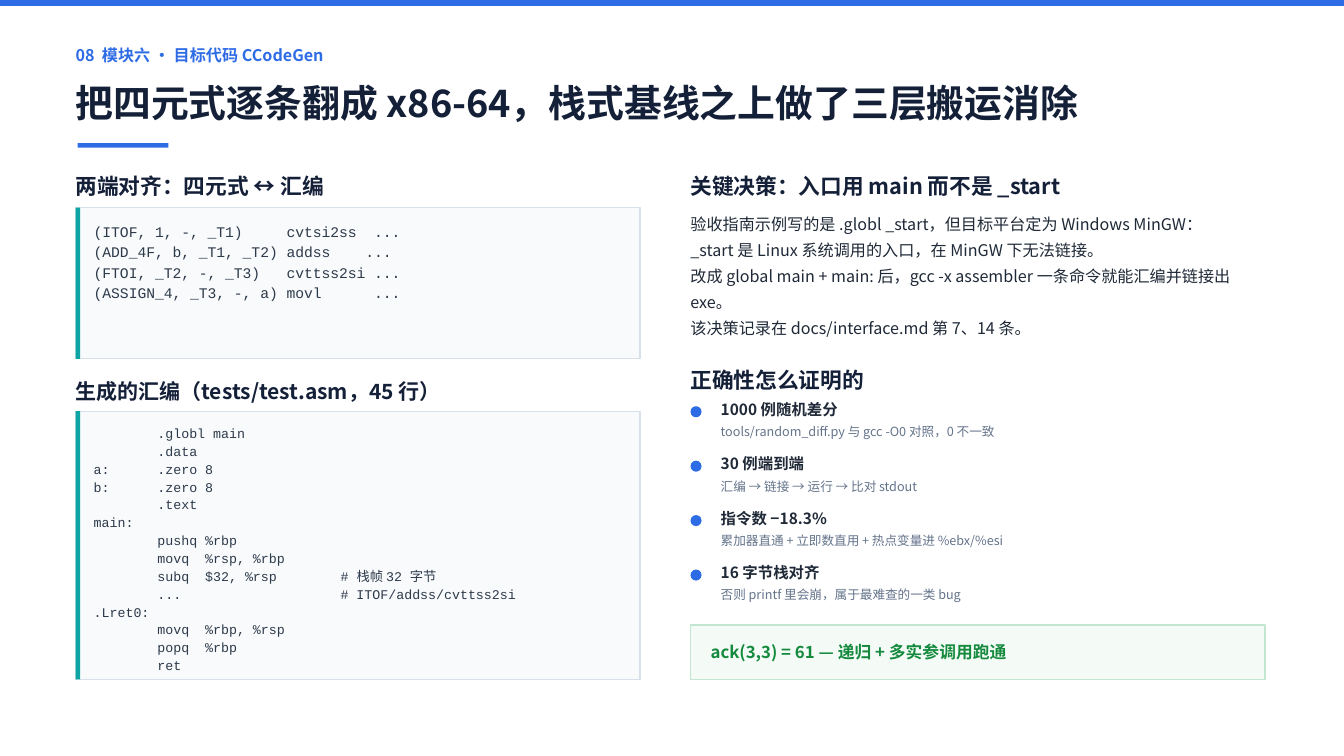
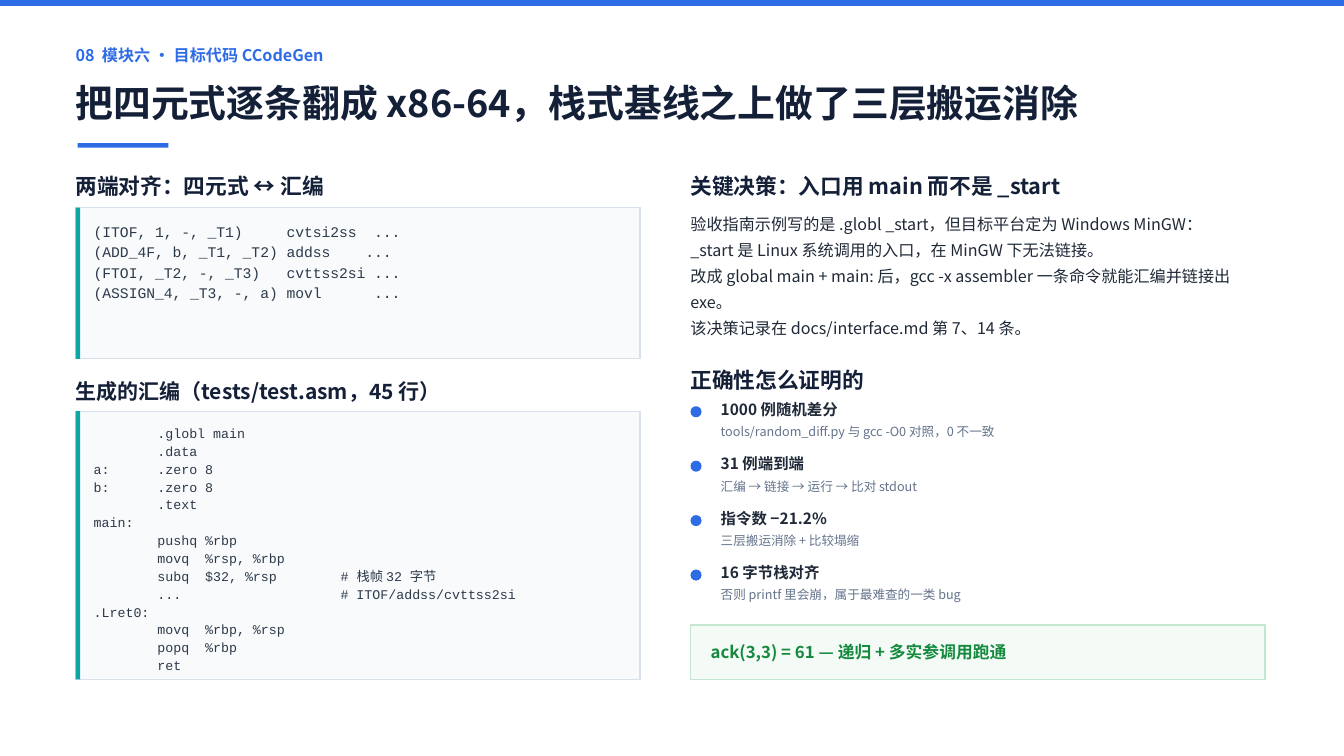
Before and after one commit to 9527-qincheng/MiniCCompiler, a slide deck: slide 9 of docs/MiniC编译器_答辩演示.pptx. Drawn at 1344x756 pixels with LibreOffice and Linux fonts; fonts in the diff are those of the drawing. Boxes give left, top, right and bottom in pixels: in the first picture for what was removed or moved away, otherwise in the second. Text is boxed around its words. In the diff, an @@ line names an element or a change of style, - is before the commit and + after.

Commit message:
perf(codegen): 比较塌缩与算术原地更新，汇编指令再降 3.6%
两处纯目标代码层的改写，四元式与默认语义均不变：

1. 比较塌缩：整数比较的结果若只被紧随其后的 Q_JT / Q_JNT 读一次，
   就不发 setcc / movzbl / 存栈 / cmpl $0 / 条件跳转这五条，
   改成 cmpl 之后按比较大类直接选一条 jcc（CmpJumpMnemonic）。
   标志位由 m_bFlagsValid 守护，遇到非 JT/JNT 的四元式立即清空。
2. 算术原地更新：整型 ADD / SUB / MUL 的结果临时量只被紧邻的
   `x = <临时量>` 读一次、且左操作数就是 x 时，直接以 x 为目标发一条算术指令；
   EmitIntoVariable 统一处理寄存器化局部变量 / 全局 / 栈槽三种目标形态。

三条保守边界：只对整数生效（浮点走 ucomiss + setcc，融合会破坏 NaN 语义）；
DIV 不参与（idivl 结果本来就在 eax / edx）；模板参数求解只在 AnalyzeTempReuse 里做。

实测：同一口径（30 个目标代码用例 + demo.mc）指令数 2 652 → 2 557（-3.6%），
比最初 3 246 条累计少 21.2%；典型循环体
`while (i < n) { a[i] = i*4+1; s = s + a[i]; i = i + 1; }` 由 29 条降到 22 条（-24%）。

新增 tests/codegen/fuse_cmp_update.mc：六个整数比较、两处原地更新，
外加 f < 3.0 浮点比较作不融合对照，期望输出 61 / 10 / 10 / 7。
build.bat test 11 套全绿（语义 32 / 四元式 18 / 目标代码 31）。

```diff
--- a/docs/MiniC编译器_答辩演示.pptx
+++ b/docs/MiniC编译器_答辩演示.pptx
@@ text at [721, 454, 804, 474]: text changed @@
-30 例端到端
+31 例端到端
@@ text at [721, 511, 826, 526]: text changed @@
-指令数 −18.3%
+指令数 −21.2%
@@ text at [721, 534, 859, 546]: text changed @@
-累加器直通 + 立即数直用 + 热点变量进 %ebx/%esi
+三层搬运消除 + 比较塌缩
```
Also in this commit, not shown: 4 other slides changed, 9 other files.
